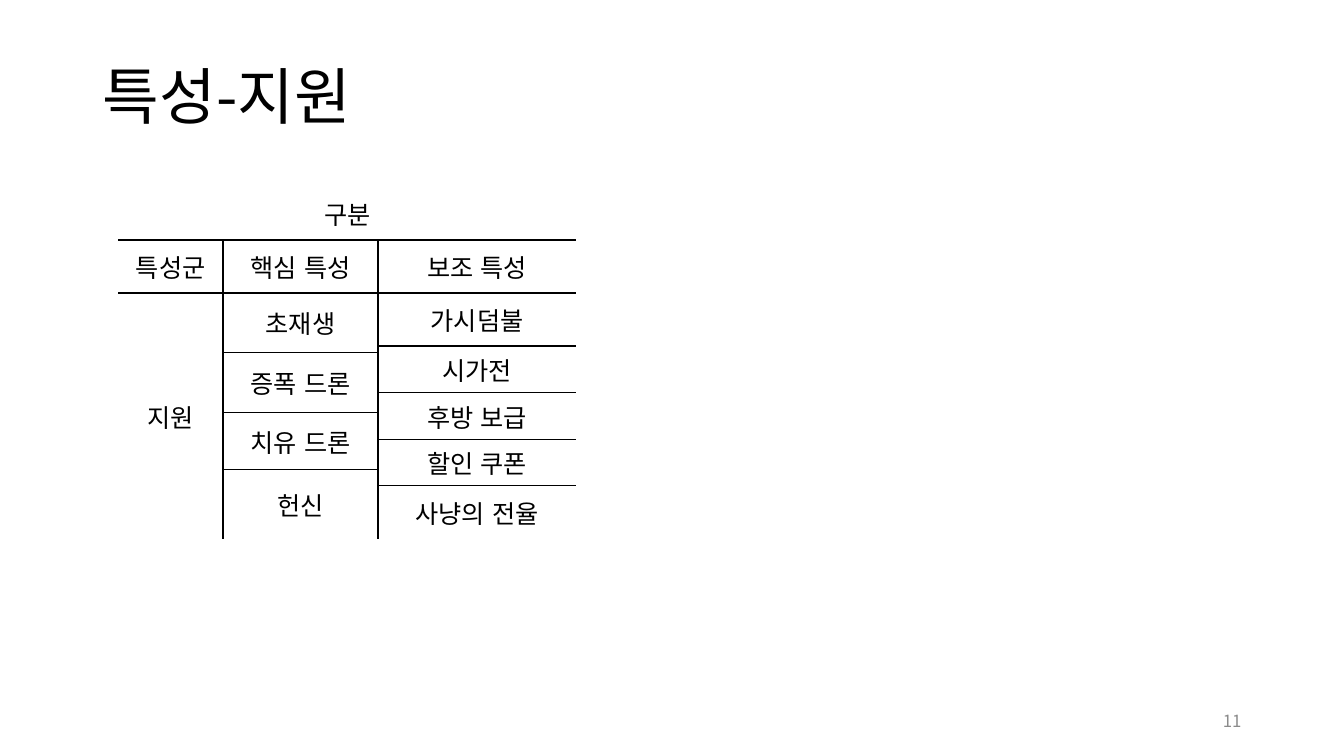
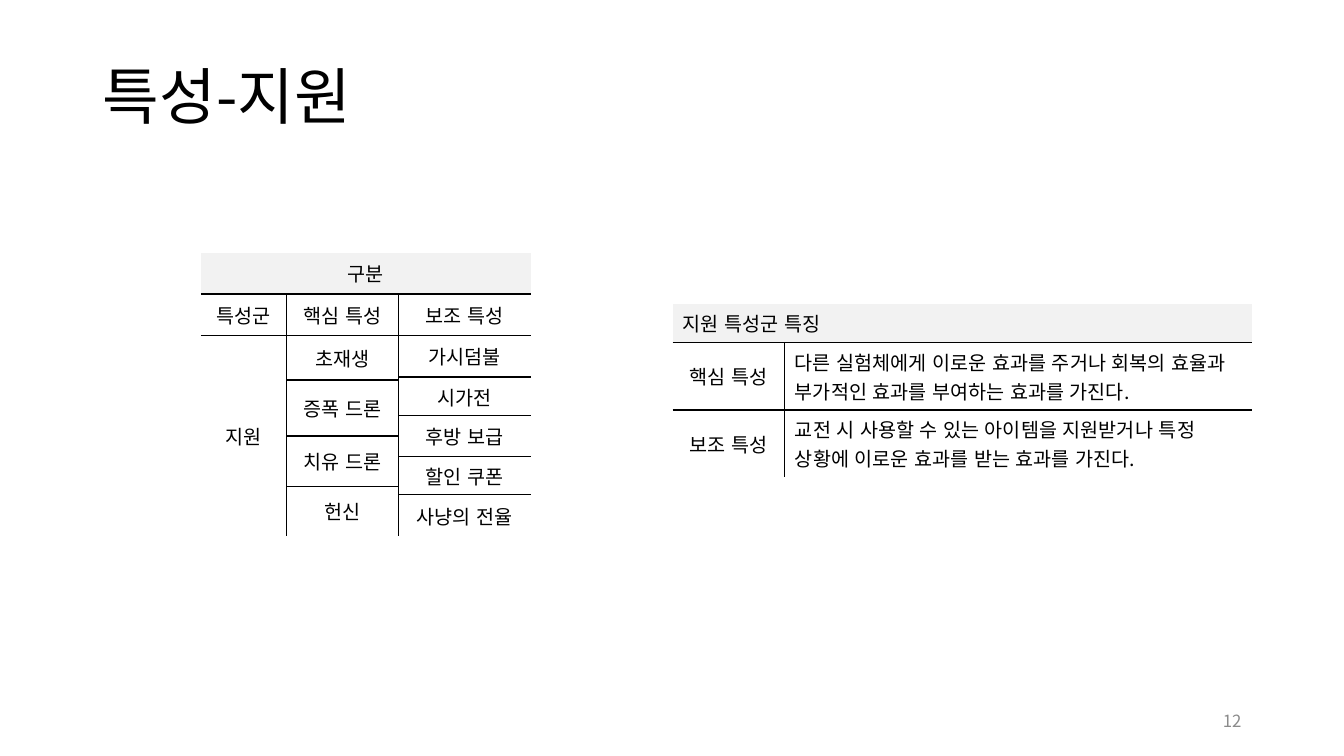
Before and after one commit to yjk0401/unityenginebasic_9th, a slide deck: slide 12 of 기획/이터널 리턴/이터널 리턴 역기획서.pptx (slide 11 before the commit). Drawn at 1344x756 pixels with LibreOffice and Linux fonts; fonts in the diff are those of the drawing. Boxes give left, top, right and bottom in pixels: in the first picture for what was removed or moved away, otherwise in the second. Text is boxed around its words. In the diff, an @@ line names an element or a change of style, - is before the commit and + after.

```diff
--- a/기획/이터널 리턴/이터널 리턴 역기획서.pptx
+++ b/기획/이터널 리턴/이터널 리턴 역기획서.pptx
@@ table at [201, 253, 530, 530] @@
@@ fill none to #F2F2F2 in row 1, column 1 @@
@@ size 18 to 14 pt @@
@@ table: place and size @@
-table at [118, 187, 577, 529]
+table at [201, 253, 530, 530]
@@ table added at [673, 304, 1251, 472], 3 rows, 2 columns @@
+지원 특성군 특징 | 
+핵심 특성 | 다른 실험체에게 이로운 효과를 주거나 회복의 효율과 부가적인 효과를 부여하는 효과를 가진다.
+보조 특성 | 교전 시 사용할 수 있는 아이템을 지원받거나 특정 상황에 이로운 효과를 받는 효과를 가진다.
@@ page number at [1223, 714, 1242, 727]: text changed @@
-11
+12
```
Also in this commit, not shown: 6 other slides changed, 10 slides added.
